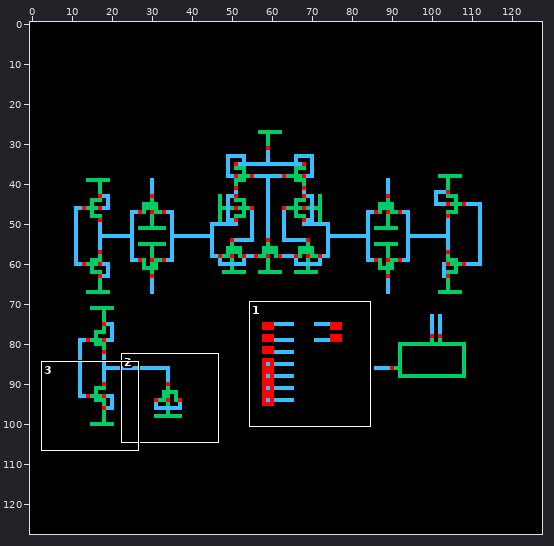
One commit to this sprite sheet: 6T_SRAM_Pre/schematic/thumbnail_128x128.png. The first picture is a wide view before the edit; the outline marks the close-up.
Close-up. As it was:
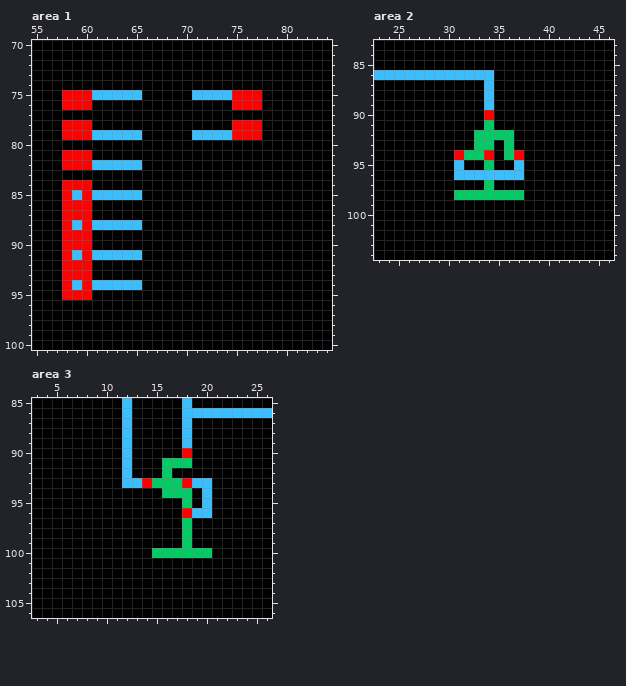
The file is 128x128 pixels. Shown: area 1: x 55..84, y 70..100; area 2: x 23..46, y 83..104; area 3: x 3..26, y 85..106. The commit also changed other parts of the picture, which this record leaves out.
The result:
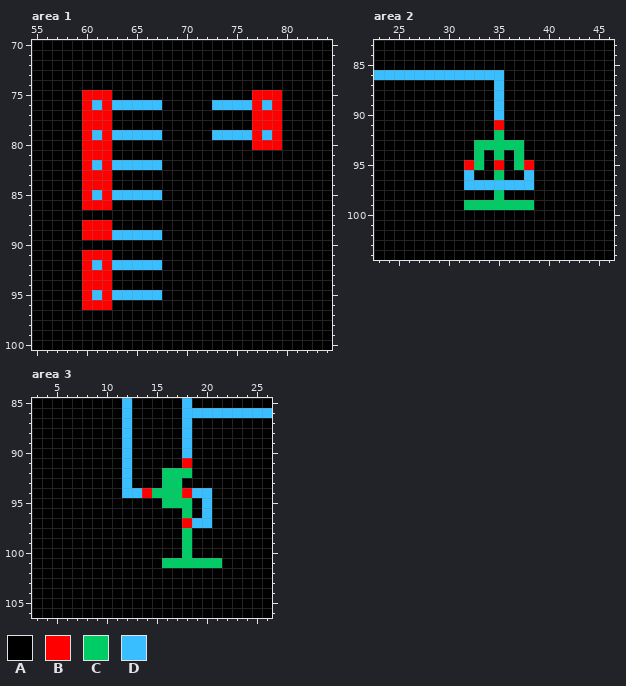
Palette (. is transparent): A #000000  B #ff0000  C #00cc66  D #39bfff
Edits made:
Changed rows in their new state; - is an unchanged pixel.
Area 1:
first column x 58:
 75 AA-BBAAA-----AAAAAA-BB
 76 AA-DBDDDDD-----DDDD-DB
 77 --BBB--------------BBB
 78 AA-BB------------AA-BB
 79 AA--B---DD---AA--DD-DB
 80 --BBB--------------BBB
 81 AA-BB-----------------
 82 AA--B---DD------------
 83 --BBB-----------------
 84 AA-BB-----------------
 85 AA--B---DD------------
 86 AA-BB-----------------
 87 AAA-------------------
 88 AA-BBAAA--------------
 89 AA-BBDDDDD------------
 90 AAA-------------------
 91 AA-BBAAA--------------
 92 AA-DBDDDDD------------
 93 AA-BB-----------------
 94 AA-BBAAA--------------
 95 AA-DBDDDDD------------
 96 --BBB-----------------
Area 2:
first column x 31:
 86 ----D---
 87 ---AD---
 88 ---AD---
 89 ---AD---
 90 ---AD---
 91 ---AB---
 92 --AA-A--
 93 ----C-C-
 94 AA-ACAC-
 95 ABCAB-CB
 96 A-AACAAD
 97 -DDDDDDD
 98 AAAA-AA-
 99 -CCCCCCC
Area 3:
first column x 12:
 90 ------D---
 91 ----AAB---
 92 -----CC---
 93 -AAA--AAA-
 94 DDBC--BD--
 95 ----CC----
 96 ------CA--
 97 ------BDD-
100 ---AAA-AA-
101 ----CCCCCC
Pixel boxes of the changes (left, top, right, bottom) in both close-ups:
changed: (62, 90, 282, 310)
changed: (454, 70, 534, 210)
changed: (122, 448, 222, 568)
